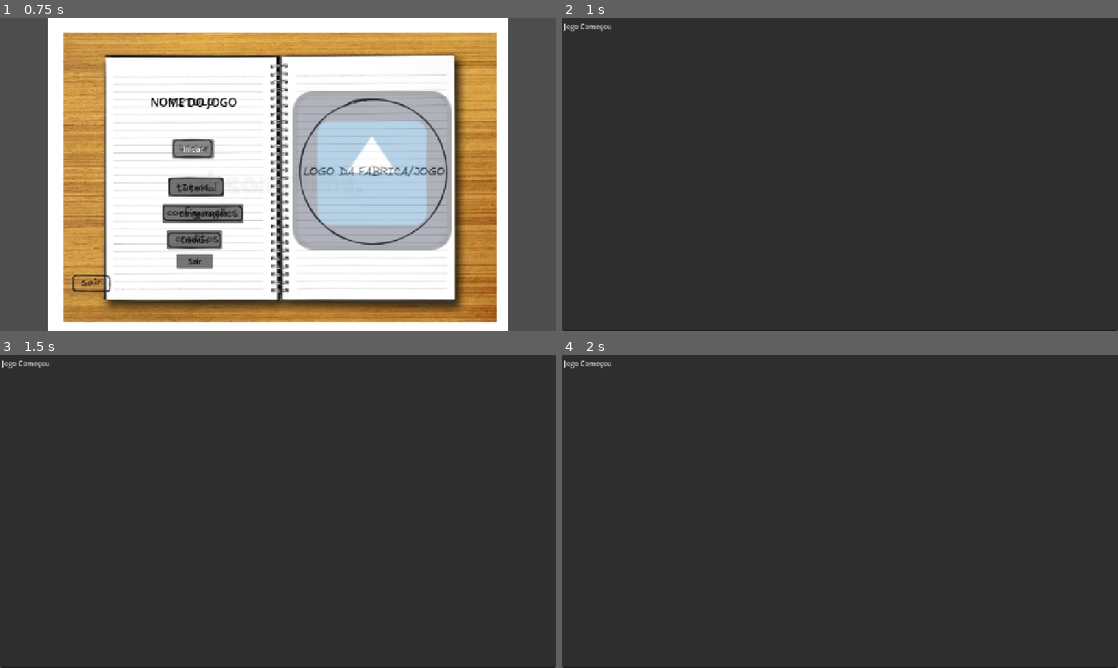
Above: before the commit, frames 1-4 (two rows, left to right).
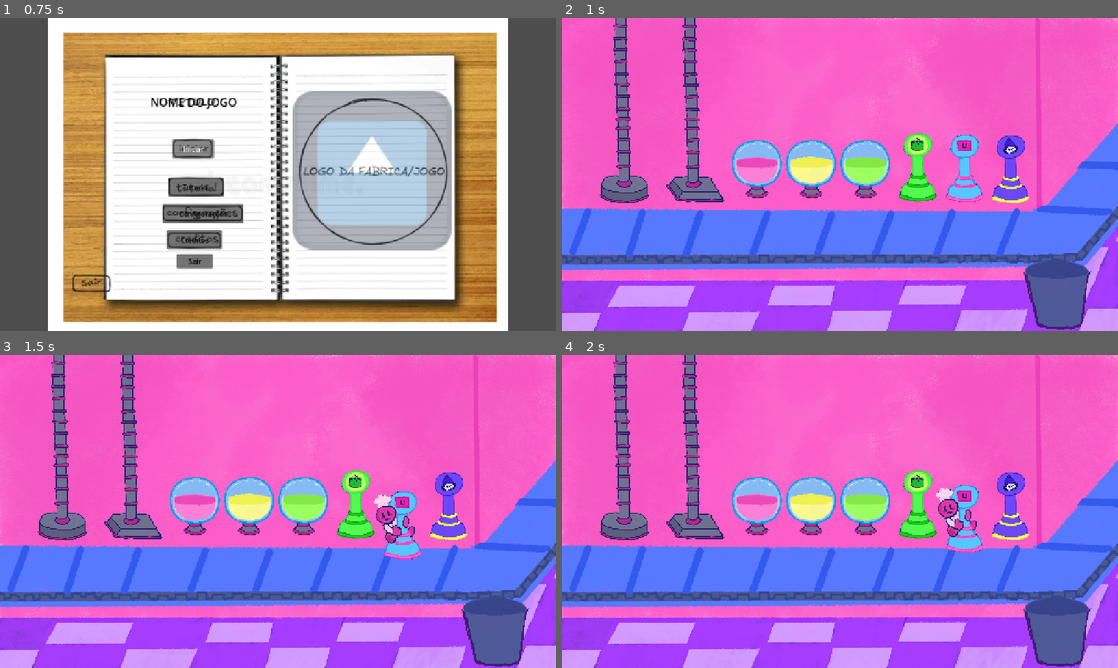
Above: after the commit, the same moments.

Repository: Masoax/felpojam-1
Game: Godot game, scene res://menu_principal.tscn
The game is run twice, just before and just after one commit, with the same random seed, the same clock (stepped at 60 frames per second) and the same inputs. The engine's default icon, where the game draws it, is replaced by a stand-in: a white triangle on a blue panel in a dark square.
Inputs (mouse positions are in pixels of both pictures, inside the frame that each line leads up to):
- Up to frame 1 (0.75 s): click "Iniciar" at 0.5 s
- Up to frame 2 (1 s): no input
- Up to frame 3 (1.5 s): tap Enter (ui_accept) at 1.25 s; move the mouse to (400, 495) at 1.27 s; press the mouse at (400, 495) at 1.28 s; hold W from 1.28 s (still down)
- Up to frame 4 (2 s): keep holding W; tap Enter (ui_accept) at 1.52 s

Frame 1 is identical in both runs. In frame 2, 100% of the frame differs, in the area x 0-100%, y 0-100%; in frame 3, 100%; in frame 4, 100%.

Commit message:
Ta funcionando
Fusão concluida

Diff:
--- a/menu_principal.tscn
+++ b/menu_principal.tscn
@@ -1,8 +1,8 @@
 [gd_scene format=3 uid="uid://bwj8f75xtgpbn"]
 
 [ext_resource type="Script" uid="uid://cf4lan6bwa4wa" path="res://menu_principal.gd" id="1_bj1uy"]
-[ext_resource type="PackedScene" uid="uid://x76nv0ufogte" path="res://cena_gameplay_test.tscn" id="2_gmcsc"]
 [ext_resource type="Texture2D" uid="uid://bfo68d5wb3mce" path="res://Sprites/MenuInicial_placeholder.webp" id="3_ul6ys"]
+[ext_resource type="PackedScene" uid="uid://csvwtbeuyp48q" path="res://Cenas/gameplay.tscn" id="3_xpioy"]
 [ext_resource type="Texture2D" uid="uid://beokmsopk4eaf" path="res://icon.svg" id="4_ns3he"]
 [ext_resource type="Texture2D" uid="uid://bkhmkvj5bfjmy" path="res://Sprites/MenuConfig_placeholder.png" id="5_fa1tu"]
 [ext_resource type="Texture2D" uid="uid://hdj71ovf8320" path="res://Sprites/MenuTutorial_placeholder.png" id="6_a6518"]
@@ -33,7 +33,7 @@
 grow_horizontal = 2
 grow_vertical = 2
 script = ExtResource("1_bj1uy")
-cena_gameplay = ExtResource("2_gmcsc")
+cena_gameplay = ExtResource("3_xpioy")
 
 [node name="CadernoInicial" type="TextureRect" parent="." unique_id=654902916]
 layout_mode = 1
